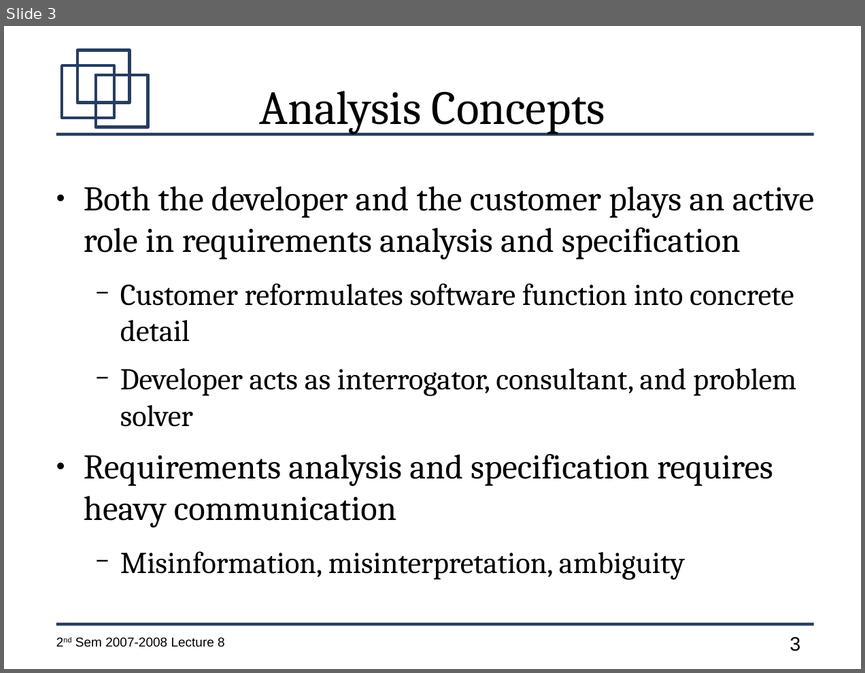
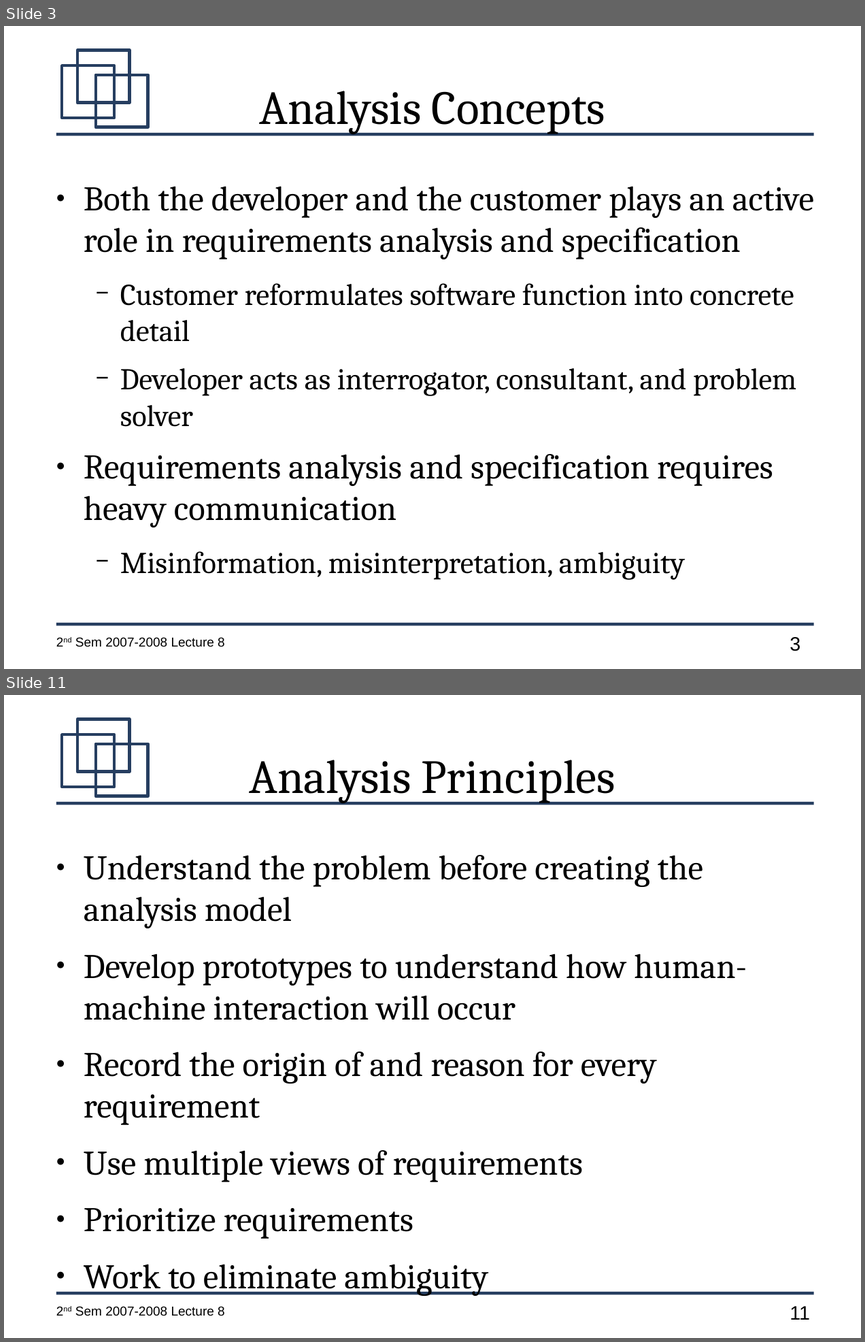
Before and after one commit to jachermocilla/jach-homepage, a slide deck: CMSC128-2nd-Sem-2007-L9.odp. Shown one above the other, each under a label of ours: slide 3 before the commit, slides 3 and 11 after it; the slides between them are not shown. The pictures are 865x673 and 865x1342 pixels, drawn with LibreOffice and Linux fonts; fonts in the diff are those of the drawing. Boxes give left, top, right and bottom in pixels: in the first picture for what was removed or moved away, otherwise in the second. Text is boxed around its words. In the diff, an @@ line names an element or a change of style, - is before the commit and + after.

```diff
--- a/CMSC128-2nd-Sem-2007-L9.odp
+++ b/CMSC128-2nd-Sem-2007-L9.odp
@@ slide 11 added at [4, 695, 861, 1338], background #FFFFFF; not listed: 7 template elements that a slide beside it also shows @@
@@ title added at [249, 760, 615, 803], 44 pt, text #000000 @@
+Analysis Principles
@@ text added at [84, 855, 747, 1295], 32 pt, text #000000 @@
+● Understand the problem before creating the analysis model
+● Develop prototypes to understand how human-machine interaction will occur
+● Record the origin of and reason for every requirement
+● Use multiple views of requirements
+● Prioritize requirements
+● Work to eliminate ambiguity
```
Also in this commit, not shown: 1 slide changed, 19 other slides added.
